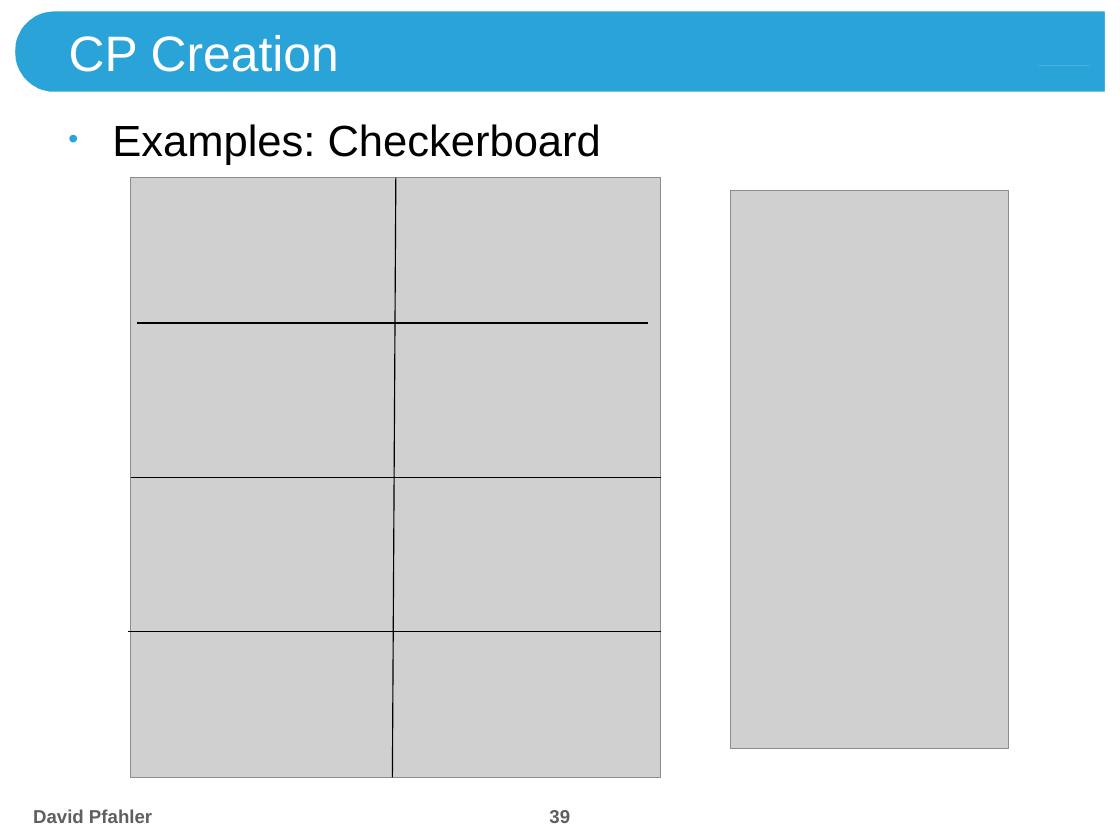
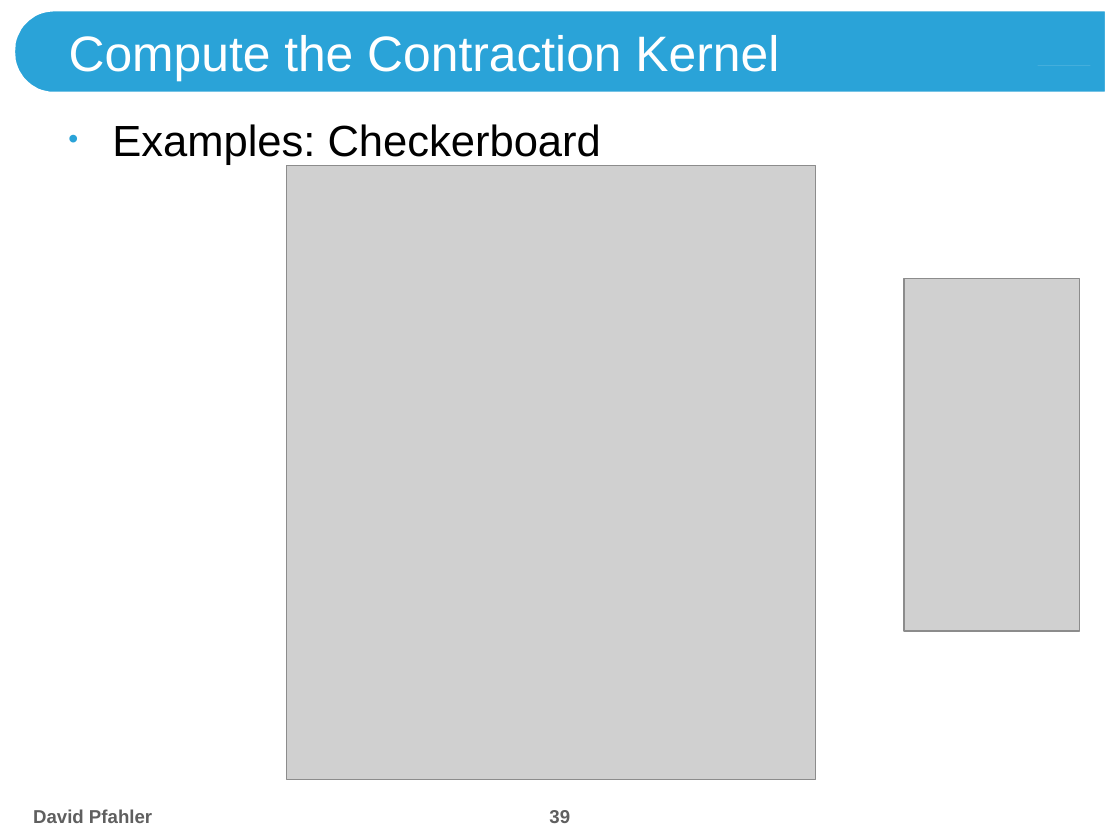
Before and after one commit to theShmoo/CombiPyr-ImSeg, a slide deck: slide 39 of doc/Combinatorial Pyramids.pptx. Drawn at 1120x840 pixels with LibreOffice and Linux fonts; fonts in the diff are those of the drawing; grey boxes stand for pictures; background and template pictures are left out. Boxes give left, top, right and bottom in pixels: in the first picture for what was removed or moved away, otherwise in the second. Text is boxed around its words. In the diff, an @@ line names an element or a change of style, - is before the commit and + after.

```diff
--- a/doc/Combinatorial Pyramids.pptx
+++ b/doc/Combinatorial Pyramids.pptx
@@ title at (x1=69, y1=35, x2=779, y2=82): text changed @@
-CP Creation
+Compute the Contraction Kernel
@@ picture resized from (x1=131, y1=178, x2=661, y2=777) to (x1=287, y1=165, x2=816, y2=778) @@
@@ line removed from (395, 178) to (392, 777) @@
@@ picture resized from (x1=731, y1=190, x2=1009, y2=748) to (x1=904, y1=279, x2=1080, y2=631) @@
@@ line removed from (137, 323) to (648, 323) @@
@@ line removed from (131, 477) to (661, 477) @@
@@ line removed from (128, 632) to (661, 632) @@
```
Also in this commit, not shown: 24 other slides changed, 5 slides added, 1 slide removed, 9 other files.
